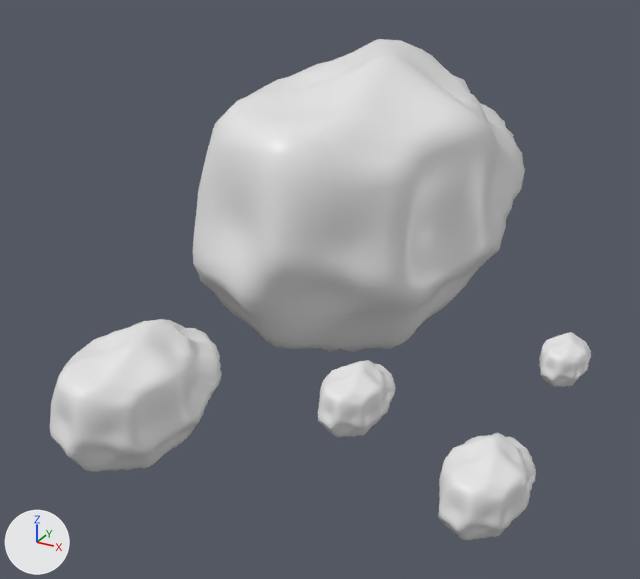
The glTF model public/webgl/models/Stone/stone.glb: old version first, new version second.
Camera for both pictures: a 50 mm lens placed at (1.83, -3.56, 1.71), pointed at (0.14, -0.48, 0.16). The lights are fixed; the arrows at lower left show +X, +Y and +Z. Where no turn or scale is listed for an object, it has been applied to the vertices.

The older version as bpy lines, for what is in view:
```python
me_cube = bpy.data.meshes.new('Cube')
me_cube.from_pydata(...)  # 1538 vertices, 3072 faces; spans x -0.68..0.68, y -0.8..1.35, z -0.68..0.71
me_cube.materials.append(mat_material)  # white #e7e7e7
me_cube_001 = bpy.data.meshes.new('Cube.001')
me_cube_001.from_pydata(...)  # 1538 vertices, 3072 faces; spans x -0.223..0.225, y -0.264..0.445, z -0.223..0.234
me_cube_001.materials.append(mat_material_001)  # white #e7e7e7
me_cube_002 = bpy.data.meshes.new('Cube.002')
me_cube_002.from_pydata(...)  # 1538 vertices, 3072 faces; spans x -0.127..0.128, y -0.151..0.254, z -0.127..0.134
me_cube_002.materials.append(mat_material_002)  # white #e7e7e7
me_cube_003 = bpy.data.meshes.new('Cube.003')
me_cube_003.from_pydata(...)  # 1538 vertices, 3072 faces; spans x -0.087..0.088, y -0.104..0.175, z -0.088..0.092
me_cube_003.materials.append(mat_material_003)  # white #e7e7e7
me_cube_004 = bpy.data.meshes.new('Cube.004')
me_cube_004.from_pydata(...)  # 1538 vertices, 3072 faces; spans x -0.112..0.114, y -0.133..0.225, z -0.113..0.118
me_cube_004.materials.append(mat_material_004)  # white #e7e7e7
ob_cube = bpy.data.objects.new('Cube', me_cube)
ob_cube.location = (0.0, 0.0, 0.373)
ob_cube_001 = bpy.data.objects.new('Cube.001', me_cube_001)
ob_cube_001.location = (0.0, -1.603, 0.146)
ob_cube_002 = bpy.data.objects.new('Cube.002', me_cube_002)
ob_cube_002.location = (1.224, -1.497, 0.146)
ob_cube_003 = bpy.data.objects.new('Cube.003', me_cube_003)
ob_cube_003.location = (1.224, -0.603, 0.146)
ob_cube_004 = bpy.data.objects.new('Cube.004', me_cube_004)
ob_cube_004.location = (0.671, -1.233, 0.146)
```
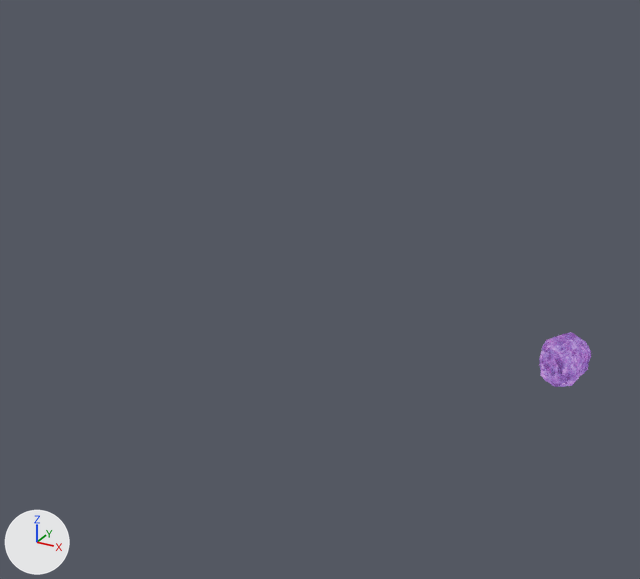
The newer file is also rescaled (x1.454), turned or shifted as a whole; pictures and numbers use the older file's frame.

The change, as a diff of the scene's bpy script:
```diff
--- a/public/webgl/models/Stone/stone.glb.py
+++ b/public/webgl/models/Stone/stone.glb.py
@@ img_caillou1_base_color @@
+img_caillou1_base_color = load_image('Caillou1_Base_color', '_unpacked/Caillou1_Base_color', 1024, 1024, 'sRGB')
@@ mat_caillou1 @@
+mat_caillou1 = bpy.data.materials.new('Caillou1')
+# uses the picture img_caillou1_base_color
@@ me_cube_003 @@
 me_cube_003.from_pydata(...)  # 1538 vertices, 3072 faces; spans x -0.087..0.088, y -0.104..0.175, z -0.088..0.092
-me_cube_003.materials.append(mat_material_003)  # white #e7e7e7
+me_cube_003.materials.append(mat_caillou1)
@@ ob_cube @@
-ob_cube = bpy.data.objects.new('Cube', me_cube)
-ob_cube.location = (0.0, 0.0, 0.373)
@@ ob_cube_001 @@
-ob_cube_001 = bpy.data.objects.new('Cube.001', me_cube_001)
-ob_cube_001.location = (0.0, -1.603, 0.146)
@@ ob_cube_002 @@
-ob_cube_002 = bpy.data.objects.new('Cube.002', me_cube_002)
-ob_cube_002.location = (1.224, -1.497, 0.146)
@@ ob_cube_004 @@
-ob_cube_004 = bpy.data.objects.new('Cube.004', me_cube_004)
-ob_cube_004.location = (0.671, -1.233, 0.146)
```

Changed parts and their boxes [x1, y1, x2, y2] in the pictures (640 x 579 px):
'Cube', deleted: before [193, 39, 525, 352]
'Cube.001', deleted: before [50, 319, 222, 472]
'Cube.002', deleted: before [439, 433, 536, 541]
'Cube.004', deleted: before [318, 360, 396, 437]
'Cube.003', recoloured (white to purple): [539, 332, 591, 387] in both
